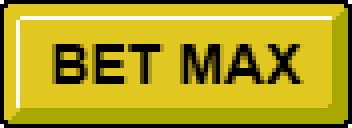
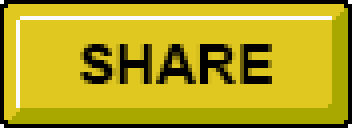
Layered file, before and after one edit (352x128). Changes by layer:
added layer "SHARE" above "BET ONE" over [left=80, top=44, right=272, bottom=84]
hid "BET MAX" over [left=52, top=44, right=304, bottom=84]
